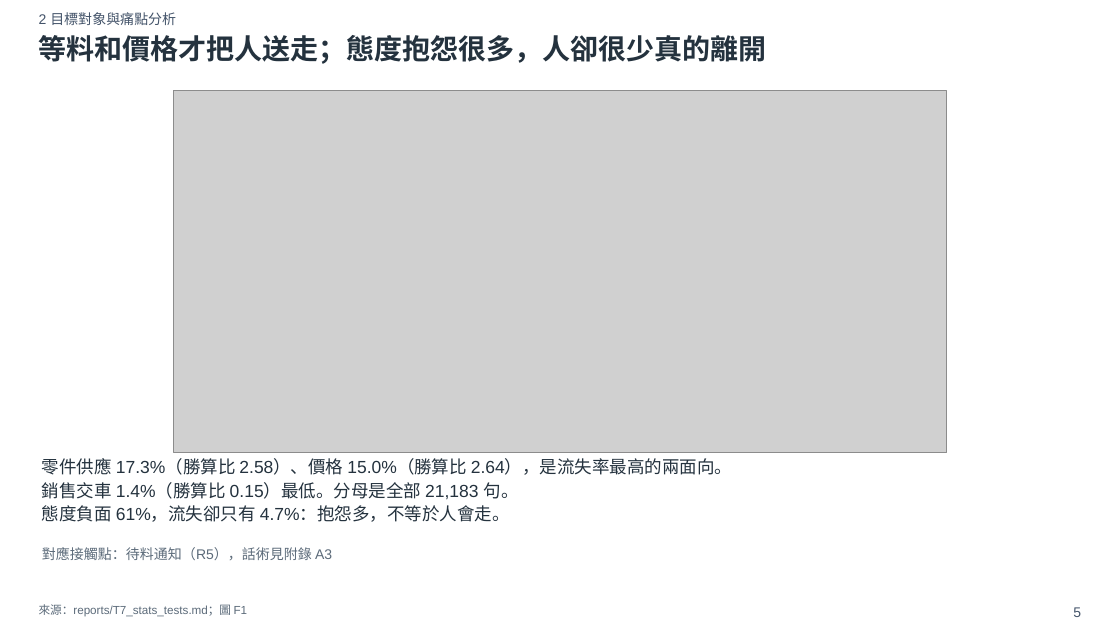
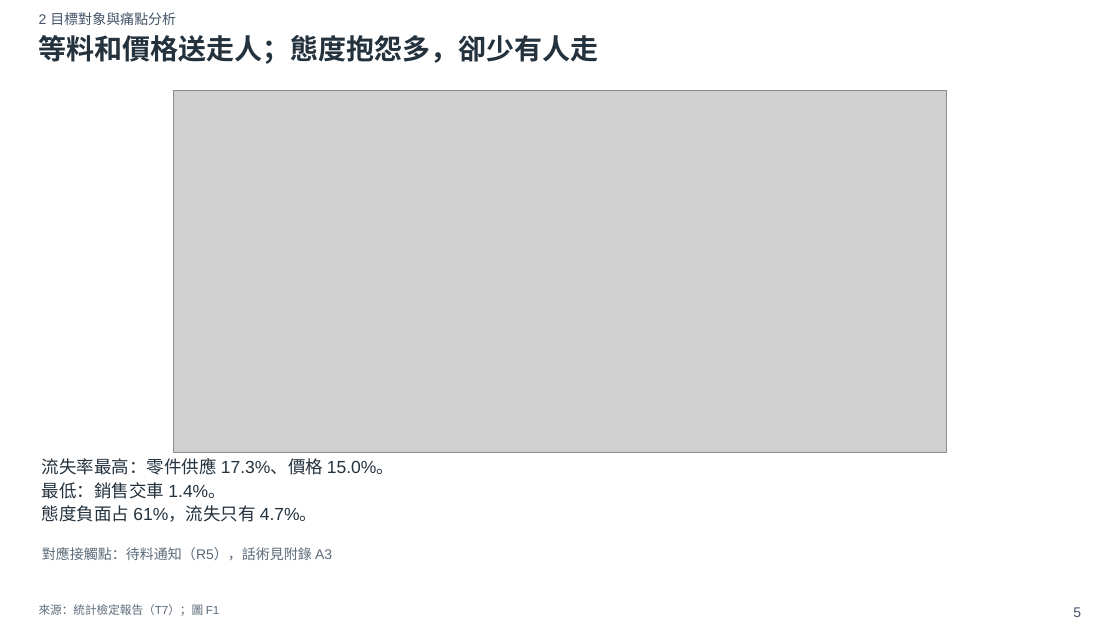
Before and after one commit to xxx789666/hotai-ai-hackathon-lexus, a slide deck: slide 5 of deck/初賽簡報_v0.pptx. Drawn at 1120x630 pixels with LibreOffice and Linux fonts; fonts in the diff are those of the drawing; grey boxes stand for pictures. Boxes give left, top, right and bottom in pixels: in the first picture for what was removed or moved away, otherwise in the second. Text is boxed around its words. In the diff, an @@ line names an element or a change of style, - is before the commit and + after.

```diff
--- a/deck/初賽簡報_v0.pptx
+++ b/deck/初賽簡報_v0.pptx
@@ text at <box>39,35,599,64</box>: text changed @@
-等料和價格才把人送走；態度抱怨很多，人卻很少真的離開
+等料和價格送走人；態度抱怨多，卻少有人走
@@ text at <box>42,458,394,522</box>: text changed @@
-零件供應 17.3%（勝算比 2.58）、價格 15.0%（勝算比 2.64），是流失率最高的兩面向。
-銷售交車 1.4%（勝算比 0.15）最低。分母是全部 21,183 句。
-態度負面 61%，流失卻只有 4.7%：抱怨多，不等於人會走。
+流失率最高：零件供應 17.3%、價格 15.0%。
+最低：銷售交車 1.4%。
+態度負面占 61%，流失只有 4.7%。
@@ text at <box>39,604,220,616</box>: text changed @@
-來源：reports/T7_stats_tests.md；圖 F1
+來源：統計檢定報告（T7）；圖 F1
```
Also in this commit, not shown: 19 other slides changed, 2 slides added, 33 other files.
